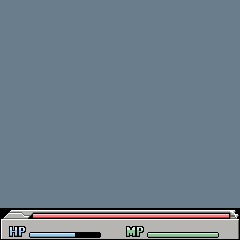
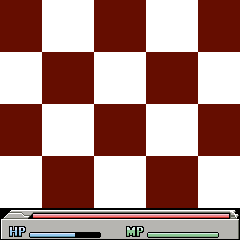
Revision of a layered 240x240 image; what changed, layer by layer:
added layer "magic grid" above "HP / MP" over (0, 0, 240, 208)
